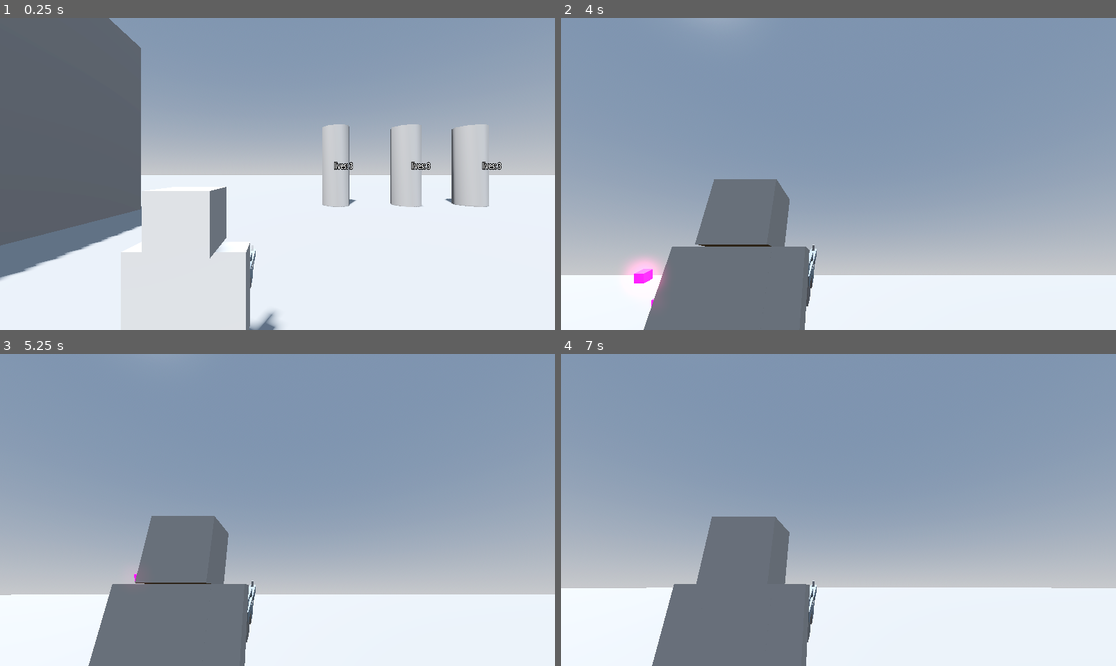
Above: before the commit, frames 1-4 (two rows, left to right).
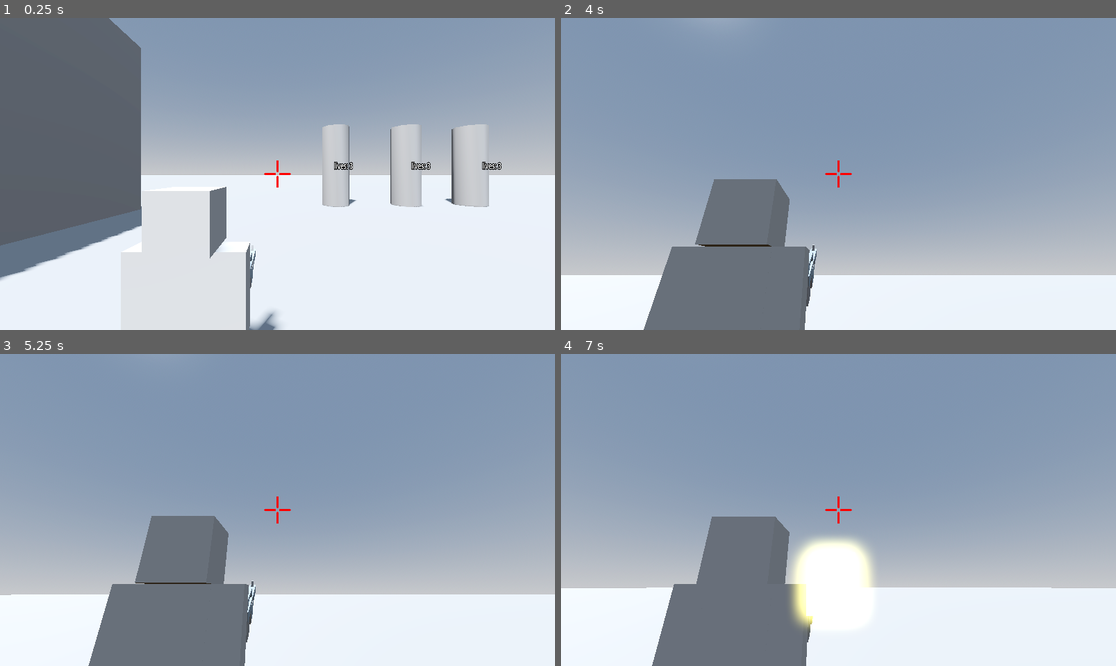
Above: after the commit, the same moments.

Repository: cheskya/ISCS3014-Project5
Game: Godot game, scene res://main.tscn
The game is run twice, just before and just after one commit, with the same random seed, the same clock (stepped at 60 frames per second) and the same inputs.
Inputs (mouse positions are in pixels of both pictures, inside the frame that each line leads up to):
- Up to frame 1 (0.25 s): no input
- Up to frame 2 (4 s): tap Enter at 0.5, 3.5 s; move the mouse to (810, 236) at 0.52 s; hold Space (shoot) 0.53-1.28 s; hold W (move_forward) 0.53-2.78 s; move the mouse to (1005, 220) at 1.27 s; click (1005, 220) at 1.35 s; tap Space (shoot) at 1.55, 2.85, 3.8 s; move the mouse to (794, 170) at 2.02 s; hold Space (shoot) 2.03-2.78 s; move the mouse to (844, 174) at 2.77 s; hold A (move_left) 2.78-3.53 s; move the mouse to (816, 167) at 3.52 s; press the mouse at (816, 167) at 3.53 s; hold W (move_forward) from 3.53 s (still down)
- Up to frame 3 (5.25 s): keep holding W (move_forward); move the mouse to (305, 510) at 4.27 s; release the mouse at (305, 510) at 4.28 s; tap Space (shoot) at 4.35, 5 s; move the mouse to (249, 510) at 5.02 s; hold Space (shoot) from 5.03 s (still down)
- Up to frame 4 (7 s): tap Enter at 5.75 s; move the mouse to (849, 503) at 5.77 s; release W (move_forward) at 5.78 s; release Space (shoot) at 5.78 s; hold D (move_right) 5.78-6.53 s; click (849, 503) at 5.85 s; tap Space (shoot) at 6.05 s; move the mouse to (832, 516) at 6.52 s; hold W (move_forward) from 6.53 s (still down); hold Space (shoot) from 6.53 s (still down)

The runs differ from the first frame. In frame 1, less than 0.1% of the frame differs, in the area x 47-53%, y 45-55%; in frame 2, 0.5%; in frame 3, less than 0.1%; in frame 4, 2.7%, in the area x 41-57%, y 45-89%.

Commit message:
Add crosshair and a fix for bullets
Extra note: the bullets are still broken as they head to the same
direction no matter which way you're facing... just pushing the change
here so others can debug it

Diff:
--- a/scenes/bullet/bullet.gd
+++ b/scenes/bullet/bullet.gd
@@ -8,26 +8,20 @@
 @onready var ray = $RayCast3D
 @onready var particles = $GPUParticles3D
 
-var velocity = Vector3.ZERO
+var player
+var direction
 
-func _ready():
-	velocity = transform.basis.z.normalized() * speed
-	await get_tree().create_timer(lifetime).timeout
-	queue_free()
-
-func _process(delta):
-	linear_velocity = velocity
+func _physics_process(delta):
+	position += player * speed * delta
 	if ray.is_colliding():
 		collisions += 1
-		print("Collision Detected: ", collisions)
+		mesh.visible = false
+		particles.emitting = true
 		if (ray.get_collider().is_in_group("enemies")):
 			print("enemy")
 		else:
 			print("indestructible")
-		mesh.visible = false
-		particles.emitting = true
-		await get_tree().create_timer(0.5).timeout
-		queue_free()
+
 
 func _on_timer_timeout():
 	queue_free()
--- a/scenes/bullet/bullet.tscn
+++ b/scenes/bullet/bullet.tscn
@@ -28,9 +28,12 @@
 
 [node name="Bullet" type="RigidBody3D"]
 collision_layer = 4
-collision_mask = 26
+collision_mask = 0
+mass = 0.001
+gravity_scale = 0.0
 continuous_cd = true
 script = ExtResource("1_b6w8w")
+speed = 20.0
 
 [node name="MeshInstance3D" type="MeshInstance3D" parent="."]
 transform = Transform3D(0.05, 0, 0, 0, -0.000326371, 0.0499989, 0, -0.0499989, -0.000326371, -0.0020827, 0, 0.000297904)
--- a/scenes/player/player.gd
+++ b/scenes/player/player.gd
@@ -17,16 +17,19 @@
 @onready var _camera_pivot: Node3D = %CameraPivot
 @onready var _camera: Camera3D = %Camera3D
 @onready var _skin = %Body
+@onready var _gun = $CameraPivot/Gun
 @onready var _gun_anim = $CameraPivot/Gun/AnimationPlayer
 @onready var _gun_raycast = %GunRayCast
 @onready var _cam_raycast = %CamRayCast
 @onready var _shoot_timer = $ShootTimer
+@onready var player = self
 
 var is_shooting = false
 var init_gun_raycast
 
 func _ready():
 	init_gun_raycast = _gun_raycast.target_position
+
 
 func _input(event: InputEvent) -> void:
 	if event.is_action_pressed("left_click"):
@@ -64,16 +67,17 @@
 
 	velocity = velocity.move_toward(move_direction * move_speed, acceleration * delta)
 	move_and_slide()
+	#print(_gun.global_position)
 
 	if Input.is_action_pressed("shoot"):
 		if !is_shooting:
 			is_shooting = true
+			instance = bullet.instantiate()
+			get_parent().add_child(instance)
+			instance.player = global_transform.basis.z
+			instance.global_transform = _gun_raycast.global_transform
 			_gun_anim.play("shoot")
-			instance = bullet.instantiate()
-			instance.global_position = _gun_raycast.global_position
-			instance.global_basis = _gun_raycast.global_basis
 			_shoot_timer.start()
-			add_child(instance)
 
 	if _cam_raycast.is_colliding():
 		_gun_raycast.target_position = _gun_raycast.to_local(_cam_raycast.get_collision_point())
--- a/scenes/player/player.tscn
+++ b/scenes/player/player.tscn
@@ -1,6 +1,7 @@
-[gd_scene load_steps=9 format=3 uid="uid://burbtobjhspw0"]
+[gd_scene load_steps=10 format=3 uid="uid://burbtobjhspw0"]
 
 [ext_resource type="PackedScene" uid="uid://dlpcv8s31qqdj" path="res://addons/player/Player.glb" id="1_kk6w3"]
+[ext_resource type="Texture2D" uid="uid://0xio6mejqiu3" path="res://addons/crosshair.png" id="2_4w0cr"]
 [ext_resource type="Script" path="res://scenes/player/player.gd" id="2_87ker"]
 [ext_resource type="PackedScene" uid="uid://bbfirj2bc07cm" path="res://addons/gun/Gun.glb" id="3_1l62a"]
 
@@ -76,6 +77,21 @@
 target_position = Vector3(0, 0, -14.5)
 collision_mask = 16
 
+[node name="TextureRect" type="TextureRect" parent="CameraPivot/Camera3D"]
+anchors_preset = 8
+anchor_left = 0.5
+anchor_top = 0.5
+anchor_right = 0.5
+anchor_bottom = 0.5
+offset_left = -32.0
+offset_top = -32.0
+offset_right = 32.0
+offset_bottom = 32.0
+grow_horizontal = 2
+grow_vertical = 2
+texture = ExtResource("2_4w0cr")
+expand_mode = 1
+
 [node name="Gun" parent="CameraPivot" instance=ExtResource("3_1l62a")]
 transform = Transform3D(1.27522, 0, 0, 0, 1.106, 0, 0, 0, 1.45214, -0.326, -0.75, 0.46)
 
Binary file added: addons/crosshair.png
Not shown, added: addons/crosshair.png.import
